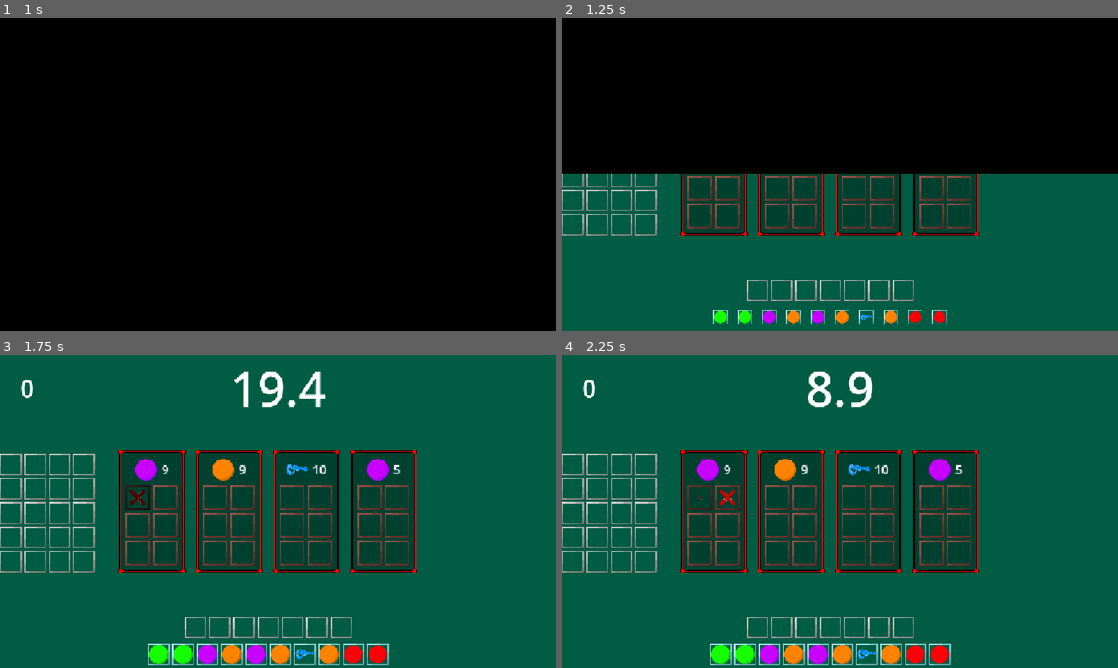
Above: before the commit, frames 1-4 (two rows, left to right).
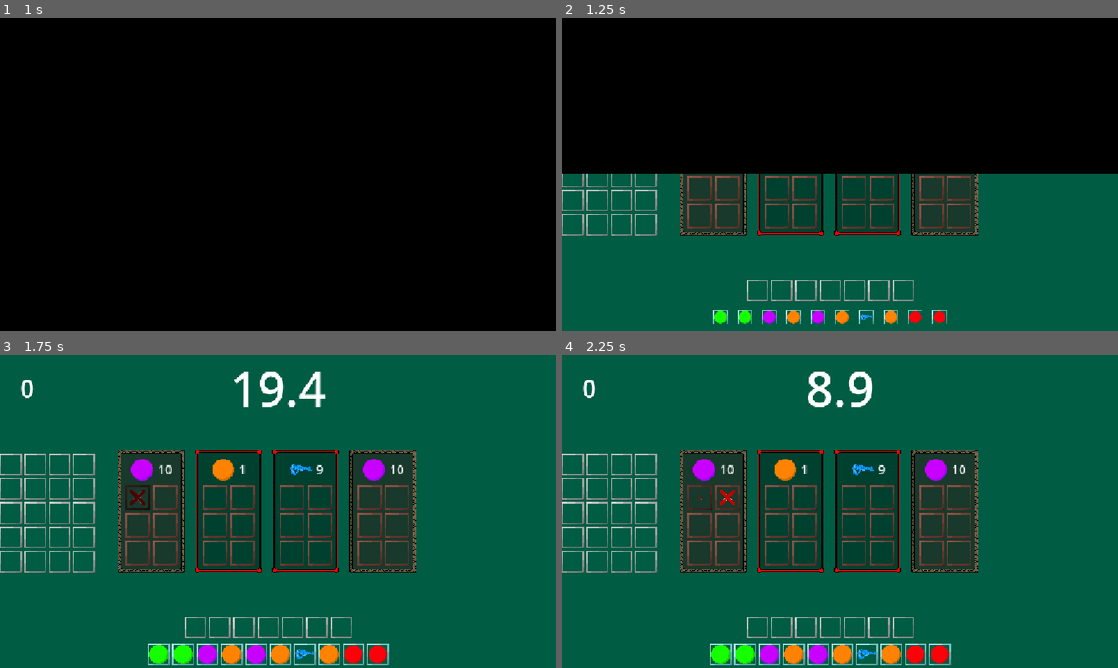
Above: after the commit, the same moments.

Repository: TobiHudi/Liberio
Game: Godot game, scene res://scenes/levels/main_menu.tscn
The game is run twice, just before and just after one commit, with the same random seed, the same clock (stepped at 60 frames per second) and the same inputs.
Inputs (mouse positions are in pixels of both pictures, inside the frame that each line leads up to):
- Up to frame 1 (1 s): click "Start" at 0.5 s
- Up to frame 2 (1.25 s): no input
- Up to frame 3 (1.75 s): click (139, 498) at 1.27 s
- Up to frame 4 (2.25 s): click (728, 498) at 2.02 s

Frame 1 is identical in both runs. In frame 2, 1.2% of the frame differs, in the area x 21-75%, y 49-70%; in frame 3, 2.8%, in the area x 21-75%, y 30-70%; in frame 4, 2.8%.

Commit message:
New Textures and Shop (WIP).
-Added a few new textures for the Shelves.

-Started adding a shop into the game. Takes all needed variables from the ResourceTable. Heavily WIP and not accessible InGame.

Diff:
--- a/prototype-17082026/resources/data/resource_table.gd
+++ b/prototype-17082026/resources/data/resource_table.gd
@@ -11,20 +11,20 @@
 
 const SHELVES : Dictionary = {
 	"dusty_shelf": {
-		"cost" : 0.0,
+		"cost" : 0,
 		"clear_time" : 10.0,
 		"reward_time" : 10.0,
 		"penalty_time" : 10.0,
 		"points" : 10,
-		"texture" : preload("res://assets/textures/debug/debug_border.png")
+		"texture" : preload("res://assets/textures/bookshelves/dusty_shelf.png")
 	},
 	"oak_shelf": {
-		"cost" : 100.0,
+		"cost" : 100,
 		"clear_time" : 10.0,
 		"reward_time" : 10.0,
 		"penalty_time" : 10.0,
 		"points" : 50,
-		"texture" : preload("res://assets/textures/debug/debug_border.png")
+		"texture" : preload("res://assets/textures/bookshelves/oak_shelf.png")
 	},
 	"pine_shelf": {
 		"cost" : 500,
@@ -50,4 +50,12 @@
 		"points" : 5000,
 		"texture" : preload("res://assets/textures/debug/debug_border.png")
 	},
+	"super_shelf": {
+		"cost" : 100000,
+		"clear_time" : 1.0,
+		"reward_time" : 60.0,
+		"penalty_time" : 0.0,
+		"points" : 10000,
+		"texture" : preload("res://assets/textures/debug/debug_border.png")
+	}
 }
--- a/prototype-17082026/resources/scripts/game_logic/inventory_base.gd
+++ b/prototype-17082026/resources/scripts/game_logic/inventory_base.gd
@@ -83,7 +83,7 @@
 	print_debug("Take Item")
 	#Item ist im Inventar und wird in die Hand gesetzt.
 	if can_take_item_out_of_slot:
-		slot.set_meta("item_id", "")					#get_slot_id(slot) nicht möglich, da die Globale Variabel bearbeitet wird.
+		slot.set_meta("item_id", "")				#get_slot_id(slot) nicht möglich, da die Globale Variabel bearbeitet wird.
 		GameManager.selected_item = old_slot_id 	#get_selected_item() nicht möglich, da die Globale Variabel bearbeitet wird.
 		update_slot(slot)
 		#print_debug("Item wurde in die Hand gesetzt: ", temp_item_id)
--- /dev/null
+++ b/prototype-17082026/resources/scripts/levels/shop_logic.gd
@@ -0,0 +1,57 @@
+extends Node
+
+var shop_panel_container : PanelContainer = PanelContainer.new()
+var shop_margin_container : MarginContainer = MarginContainer.new()
+var shop_center_container : CenterContainer = CenterContainer.new()
+var shop_grid_container : GridContainer = GridContainer.new()
+func _ready() -> void:
+	set_up_shelves()
+
+func set_up_shelves() -> void:
+	add_child(shop_panel_container)
+	shop_panel_container.add_child(shop_margin_container)
+	shop_margin_container.add_child(shop_center_container)
+	shop_center_container.add_child(shop_grid_container)
+
+	#Shop Layout Parameters.
+	shop_panel_container.set_anchors_and_offsets_preset(Control.PRESET_CENTER)
+	shop_center_container.use_top_left = true
+	shop_grid_container.add_theme_constant_override("h_separation", 10)
+	shop_grid_container.add_theme_constant_override("v_separation", 10)
+	shop_grid_container.columns = 3
+
+	for shelf in ResourceTable.SHELVES.keys():
+		var panel_container : PanelContainer = PanelContainer.new()
+		var margin_container : MarginContainer = MarginContainer.new()
+		var v_box_container : VBoxContainer = VBoxContainer.new()
+		var item_label : Label = Label.new()
+		var item_texture_rect : TextureRect = TextureRect.new()
+		var price_label : Label = Label.new()
+		var item_button : Button = Button.new()
+
+		shop_grid_container.add_child(panel_container)
+		panel_container.add_child(margin_container)
+		margin_container.add_child(v_box_container)
+		v_box_container.add_child(item_label)
+		v_box_container.add_child(item_texture_rect)
+		v_box_container.add_child(price_label)
+		v_box_container.add_child(item_button)
+
+		#Item Layout Parameters.
+		margin_container.add_theme_constant_override("margin_left", 10)
+		margin_container.add_theme_constant_override("margin_right", 10)
+		margin_container.add_theme_constant_override("margin_top", 10)
+		margin_container.add_theme_constant_override("margin_bottom", 10)
+		item_label.horizontal_alignment = HORIZONTAL_ALIGNMENT_CENTER
+		item_label.text = shelf.capitalize()
+		item_texture_rect.texture = ResourceTable.SHELVES[shelf].texture
+		item_texture_rect.stretch_mode = TextureRect.STRETCH_KEEP_ASPECT_CENTERED
+		item_texture_rect.custom_minimum_size = Vector2(64, 64)
+		price_label.horizontal_alignment = HORIZONTAL_ALIGNMENT_CENTER
+		price_label.text = "Price: " + str(ResourceTable.SHELVES[shelf].cost) + " Points"
+		item_button.text = "Buy"
+
+		item_button.button_down.connect(on_button_press)
+
+func on_button_press() -> void:
+	pass
--- a/prototype-17082026/scenes/game_objects/shelf.tscn
+++ b/prototype-17082026/scenes/game_objects/shelf.tscn
@@ -38,7 +38,7 @@
 
 [node name="NinePatchRect" type="NinePatchRect" parent="CenterContainer/Panel" unique_id=1460978665]
 layout_mode = 2
-region_rect = Rect2(1, 2, 29, 28)
+region_rect = Rect2(2, 2, 29, 29)
 patch_margin_left = 7
 patch_margin_top = 7
 patch_margin_right = 7
--- /dev/null
+++ b/prototype-17082026/scenes/levels/shop.tscn
@@ -0,0 +1,27 @@
+[gd_scene format=3 uid="uid://x0ta2qe6oabr"]
+
+[ext_resource type="Script" uid="uid://54nyo1hfai1b" path="res://resources/scripts/levels/shop_logic.gd" id="1_jwwn2"]
+
+[node name="Shop" type="Control" unique_id=1216652088]
+layout_mode = 3
+anchors_preset = 15
+anchor_right = 1.0
+anchor_bottom = 1.0
+grow_horizontal = 2
+grow_vertical = 2
+script = ExtResource("1_jwwn2")
+
+[node name="VBoxContainer" type="VBoxContainer" parent="." unique_id=515519843]
+layout_mode = 0
+offset_right = 40.0
+offset_bottom = 40.0
+
+[node name="MarginContainer" type="MarginContainer" parent="." unique_id=590614377]
+layout_mode = 0
+offset_right = 40.0
+offset_bottom = 40.0
+
+[node name="GridContainer" type="GridContainer" parent="." unique_id=1595640629]
+layout_mode = 0
+offset_right = 40.0
+offset_bottom = 40.0
--- a/prototype-17082026/scenes/player/inventory.tscn
+++ b/prototype-17082026/scenes/player/inventory.tscn
@@ -2,7 +2,7 @@
 
 [ext_resource type="Script" uid="uid://nm4wuyesrolu" path="res://resources/scripts/game_logic/inventory_base.gd" id="1_gdbw8"]
 
-[node name="Inventory" type="Control" unique_id=1592999086 node_paths=PackedStringArray("slot_container")]
+[node name="Inventory" type="Control" unique_id=1592999086]
 layout_mode = 3
 anchors_preset = 7
 anchor_left = 0.5
@@ -14,7 +14,6 @@
 grow_horizontal = 2
 grow_vertical = 0
 script = ExtResource("1_gdbw8")
-slot_container = NodePath("HBoxContainer")
 
 [node name="HBoxContainer" type="HBoxContainer" parent="." unique_id=940919083]
 layout_mode = 1
Binary file added: prototype-17082026/assets/textures/bookshelves/dusty_shelf.png
Not shown, added: prototype-17082026/assets/textures/bookshelves/dusty_shelf.png.import
Binary file added: prototype-17082026/assets/textures/bookshelves/oak_shelf.png
Not shown, added: prototype-17082026/assets/textures/bookshelves/oak_shelf.png.import
Not shown, added: prototype-17082026/resources/scripts/levels/shop_logic.gd.uid
